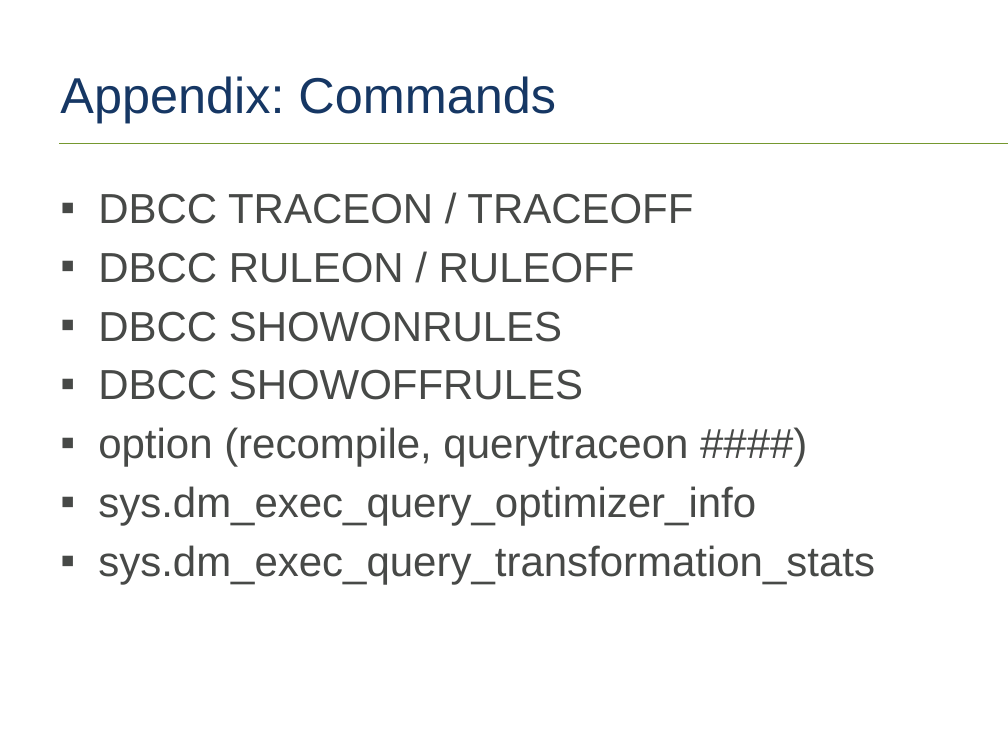
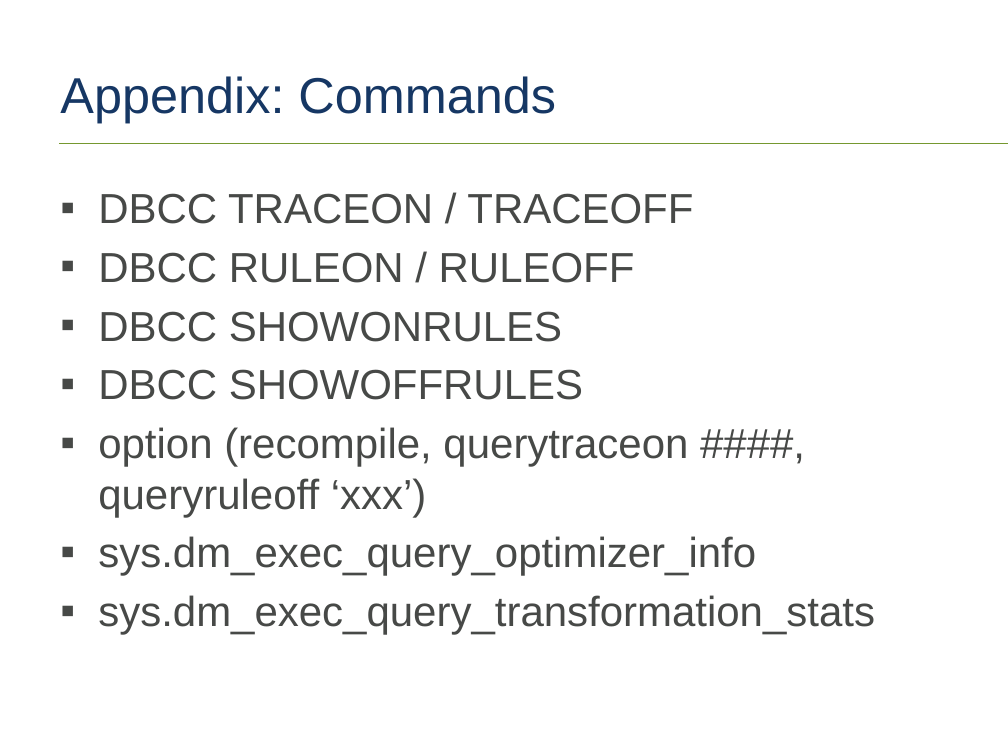
Before and after one commit to tf3604/OptimizerPresentation, a slide deck: slide 56 of Optimizer.pptx. Drawn at 1008x756 pixels with LibreOffice and Linux fonts; fonts in the diff are those of the drawing; background and template pictures are left out. Boxes give left, top, right and bottom in pixels: in the first picture for what was removed or moved away, otherwise in the second. Text is boxed around its words. In the diff, an @@ line names an element or a change of style, - is before the commit and + after.

Commit message:
Bit about queryruleoff.

```diff
--- a/Optimizer.pptx
+++ b/Optimizer.pptx
@@ text at (x1=98, y1=427, x2=688, y2=517): text changed @@
-▪ option (recompile, querytraceon ####)
+▪ option (recompile, querytraceon ####, queryruleoff ‘xxx’)
```
